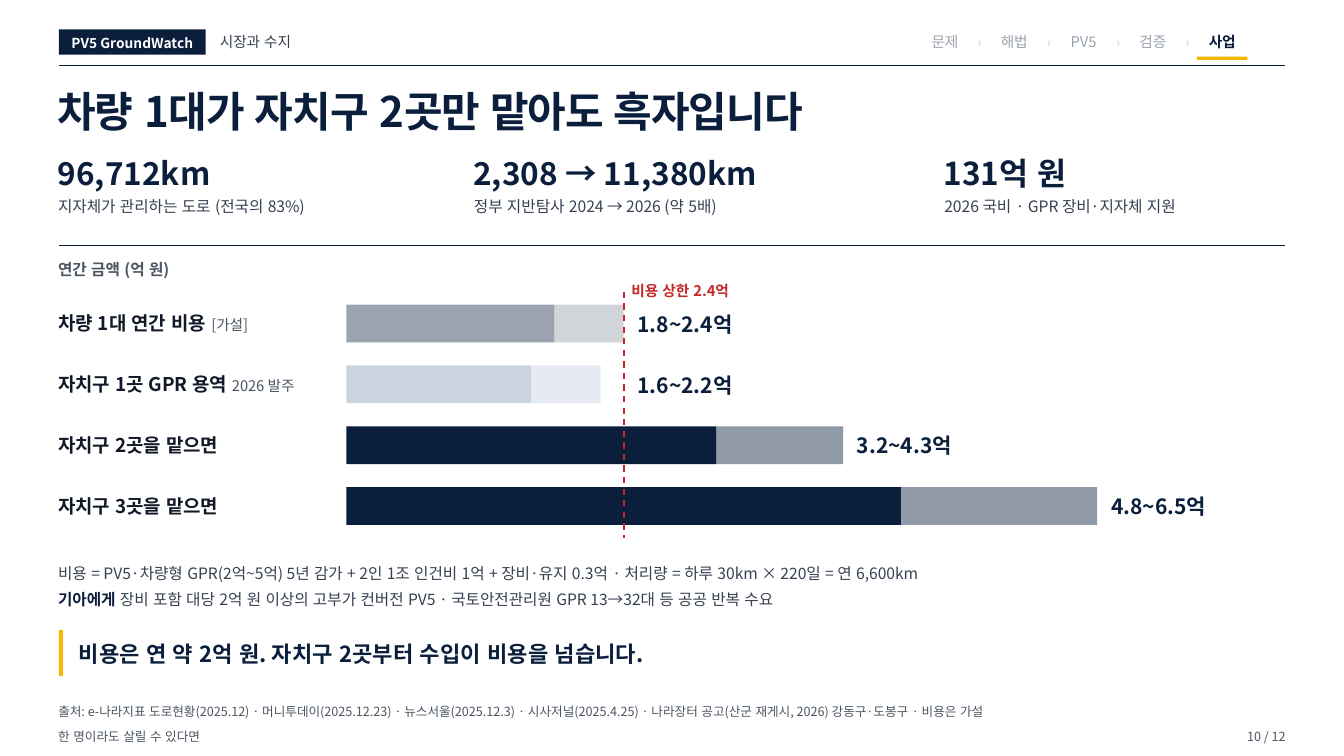
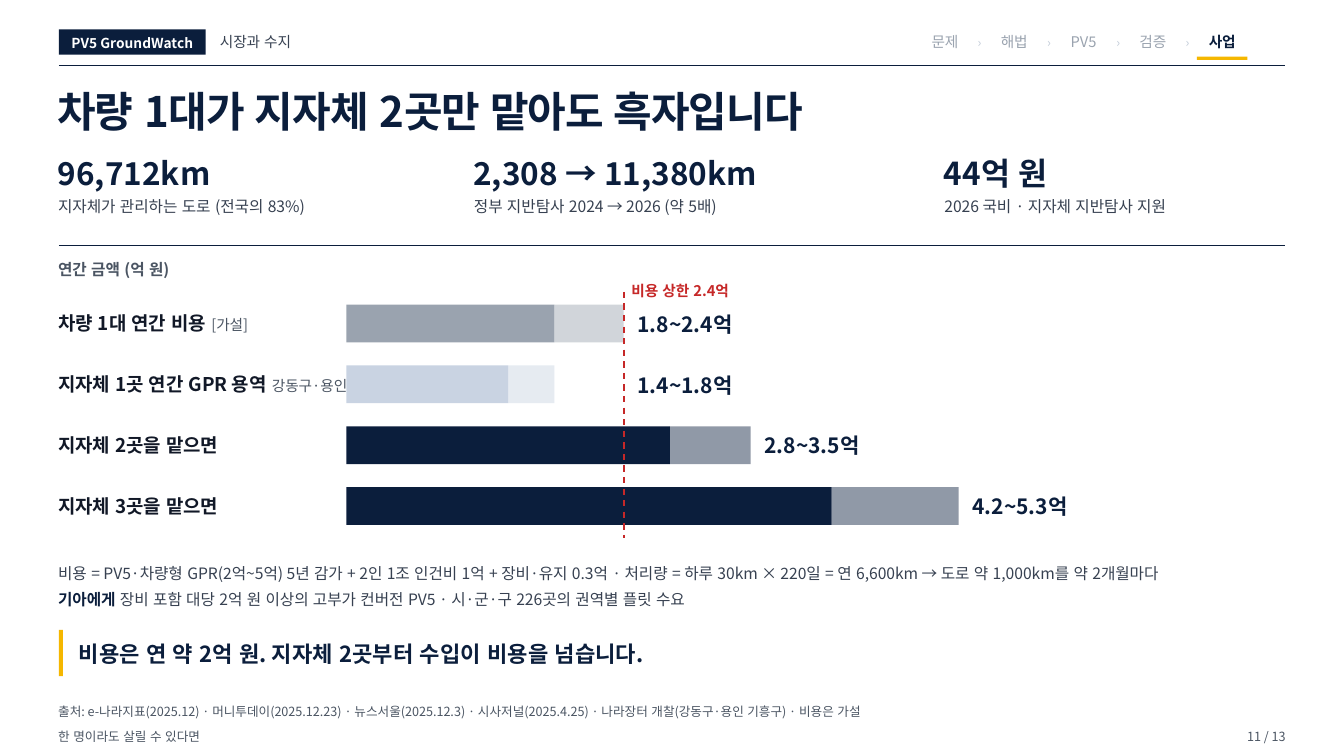
Before and after one commit to woojin-choe/pv5-hose-lab, a slide deck: slide 11 of ppt_all/PV5_GroundWatch_10_22.pptx (slide 10 before the commit). Drawn at 1344x756 pixels with LibreOffice and Linux fonts; fonts in the diff are those of the drawing. Boxes give left, top, right and bottom in pixels: in the first picture for what was removed or moved away, otherwise in the second. Text is boxed around its words. In the diff, an @@ line names an element or a change of style, - is before the commit and + after.

```diff
--- a/ppt_all/PV5_GroundWatch_10_22.pptx
+++ b/ppt_all/PV5_GroundWatch_10_22.pptx
@@ text at (57, 91, 803, 131): text changed @@
-차량 1대가 자치구 2곳만 맡아도 흑자입니다
+차량 1대가 지자체 2곳만 맡아도 흑자입니다
@@ text at (944, 158, 1048, 188): text changed @@
-131억 원
+44억 원
@@ text at (944, 199, 1166, 214): text changed @@
-2026 국비 · GPR 장비·지자체 지원
+2026 국비 · 지자체 지반탐사 지원
@@ text at (58, 375, 361, 395): text changed @@
-자치구 1곳 GPR 용역 2026 발주
+지자체 1곳 연간 GPR 용역 강동구·용인급
@@ rectangle: place and size @@
-rectangle at (347, 365, 531, 403)
+rectangle at (347, 365, 508, 403)
@@ rectangle: place and size @@
-rectangle at (531, 365, 601, 403)
+rectangle at (508, 365, 555, 403)
@@ text at (638, 375, 733, 395): text changed @@
-1.6~2.2억
+1.4~1.8억
@@ text at (58, 436, 218, 454): text changed @@
-자치구 2곳을 맡으면
+지자체 2곳을 맡으면
@@ rectangle: place and size @@
-rectangle at (347, 426, 717, 465)
+rectangle at (347, 426, 670, 465)
@@ rectangle: place and size @@
-rectangle at (716, 426, 843, 465)
+rectangle at (670, 426, 751, 465)
@@ text at (765, 435, 860, 455): text changed @@
-3.2~4.3억
+2.8~3.5억
@@ text at (58, 497, 218, 515): text changed @@
-자치구 3곳을 맡으면
+지자체 3곳을 맡으면
@@ rectangle: place and size @@
-rectangle at (347, 487, 901, 525)
+rectangle at (347, 487, 832, 525)
@@ rectangle: place and size @@
-rectangle at (901, 487, 1098, 525)
+rectangle at (832, 487, 959, 525)
@@ text at (973, 496, 1068, 516): text changed @@
-4.8~6.5억
+4.2~5.3억
@@ text at (58, 566, 1158, 582): text changed @@
-비용 = PV5·차량형 GPR(2억~5억) 5년 감가 + 2인 1조 인건비 1억 + 장비·유지 0.3억 · 처리량 = 하루 30km × 220일 = 연 6,600km
+비용 = PV5·차량형 GPR(2억~5억) 5년 감가 + 2인 1조 인건비 1억 + 장비·유지 0.3억 · 처리량 = 하루 30km × 220일 = 연 6,600km → 도로 약 1,000km를 약 2개월마다
@@ text at (58, 592, 685, 607): text changed @@
-기아에게 장비 포함 대당 2억 원 이상의 고부가 컨버전 PV5 · 국토안전관리원 GPR 13→32대 등 공공 반복 수요
+기아에게 장비 포함 대당 2억 원 이상의 고부가 컨버전 PV5 · 시·군·구 226곳의 권역별 플릿 수요
@@ text at (79, 643, 644, 664): text changed @@
-비용은 연 약 2억 원. 자치구 2곳부터 수입이 비용을 넘습니다.
+비용은 연 약 2억 원. 지자체 2곳부터 수입이 비용을 넘습니다.
@@ text at (58, 705, 860, 719): text changed @@
-출처: e-나라지표 도로현황(2025.12) · 머니투데이(2025.12.23) · 뉴스서울(2025.12.3) · 시사저널(2025.4.25) · 나라장터 공고(산군 재게시, 2026) 강동구·도봉구 · 비용은 가설
+출처: e-나라지표(2025.12) · 머니투데이(2025.12.23) · 뉴스서울(2025.12.3) · 시사저널(2025.4.25) · 나라장터 개찰(강동구·용인 기흥구) · 비용은 가설
@@ text at (1247, 731, 1286, 741): text changed @@
-10 / 12
+11 / 13
```
Also in this commit, not shown: 10 other slides changed, 1 slide added, 44 other files.
